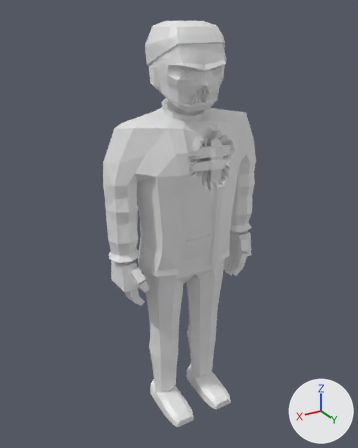
Renders of the glTF model assets/models/zombie_doctor_m_b3.glb from each side of a commit.
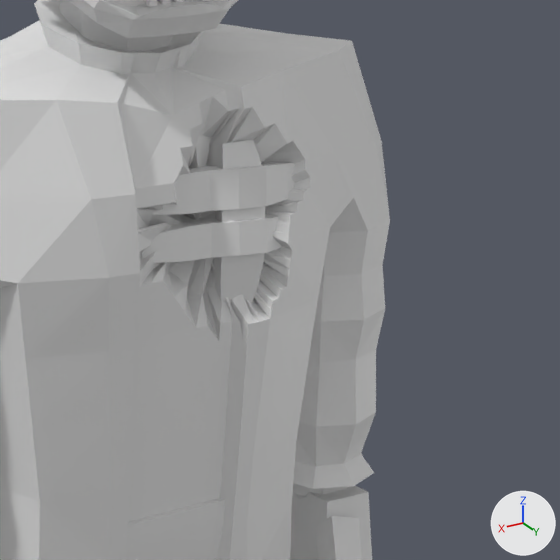
There are two pictures of each version: one whole from a 50 mm lens placed at (1.163, 1.887, 1.975), pointed at (0.023, -0.013, 1.025), one close up on the part from 42% to 84% of the width and 23% to 56% of the height. Arrows for +X, +Y and +Z are at lower right; the lights stay in place. The first two pictures are the older version. Vertices at exactly the same position are counted once.

In view in the first close-up: 'zombie_doctor_m_b3'.
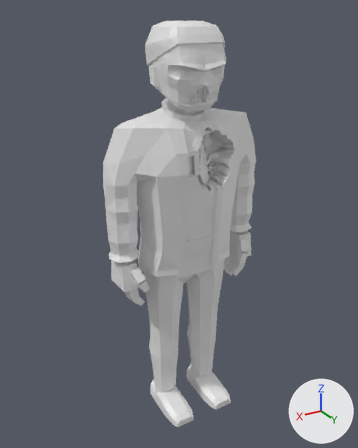
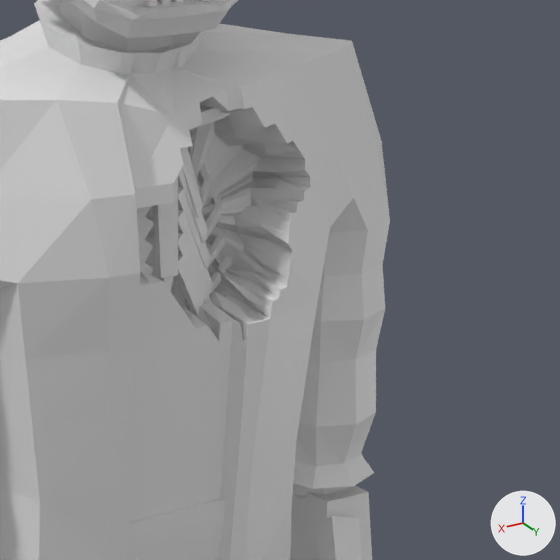
What the commit changed:
me_zombie_doctor_m_b3 is used by ob_zombie_doctor_m_b3; location (0.0, 0.0, 0.0).
me_zombie_doctor_m_b3 had 1947 vertices, 3738 faces and spanned x -0.41..0.41, y -0.16..0.22, z 0.0..1.94.
me_zombie_doctor_m_b3 now has 2403 vertices, 4542 faces and spans x -0.41..0.41, y -0.16..0.22, z 0.0..1.94.
me_zombie_doctor_m_b3 part 1: the loose piece of 8 vertices spanning x -0.02..0.02, y -0.04..-0.01, z 1.43..1.45 is copied, and the copy is scaled about its middle by (0.255, -0.204, -1.36), then moved by (0.0, 0.12, -0.16); it spans x -0.01..0.01, y 0.1..0.11, z 1.27..1.3.
me_zombie_doctor_m_b3 part 2: 237 vertices moved from x -0.18..0.05, y 0.04..0.15, z 1.25..1.46 to x -0.17..0.1, y -0.11..0.12, z 1.19..1.5; 1 vertex removed from x -0.03, y 0.12, z 1.42; 441 vertices added at x -0.24..0.24, y -0.1..0.11, z 1.11..1.52.
Other edits to the shape of me_zombie_doctor_m_b3 do not show in these pictures.

What differs and where, as boxes (x1, y1, x2, y2) in the close-ups (560 x 560 px):
part 1 of me_zombie_doctor_m_b3, added (mostly hidden): after (161, 276, 174, 292)
part 2 of me_zombie_doctor_m_b3, cut back: (137, 96, 310, 342) in both
